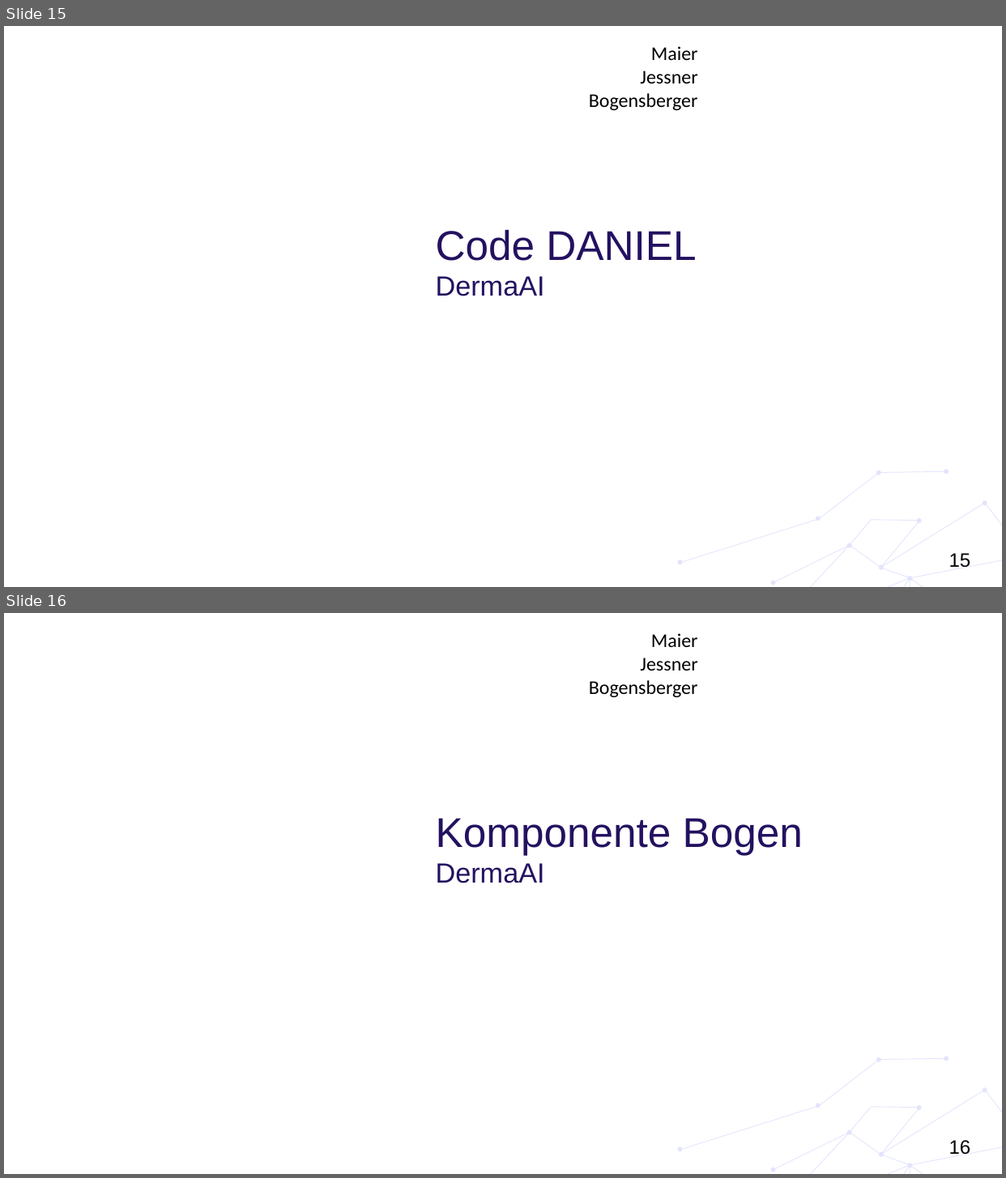
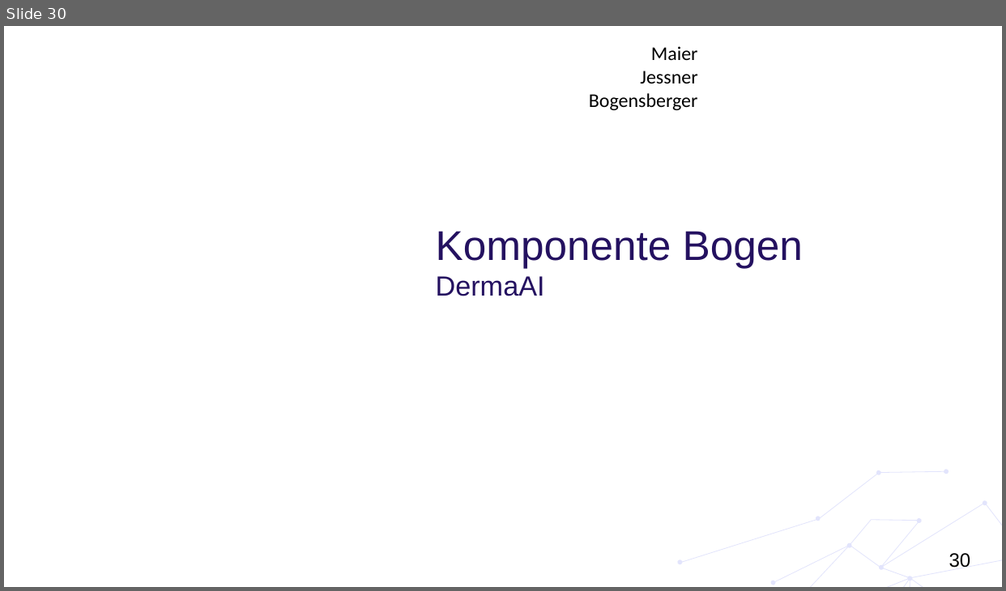
Before and after one commit to huthuthiddeli/DermaAI, a slide deck: documents/DA11_DermaAI_Präsentation3.pptx. Shown one above the other, each under a label of ours: slides 15 and 16 before the commit, slide 30 after it. The pictures are 1006x1178 and 1006x591 pixels, drawn with LibreOffice and Linux fonts; fonts in the diff are those of the drawing; background and template pictures are left out. Boxes give left, top, right and bottom in pixels: in the first picture for what was removed or moved away, otherwise in the second. Text is boxed around its words. In the diff, an @@ line names an element or a change of style, - is before the commit and + after.

```diff
--- a/documents/DA11_DermaAI_Präsentation3.pptx
+++ b/documents/DA11_DermaAI_Präsentation3.pptx
@@ slide 15 removed at [4, 26, 1002, 587], background #FFFFFF; not listed: 4 template elements that a slide beside it also shows @@
@@ title removed at [436, 229, 696, 297] @@
-Code DANIEL
-DermaAI
@@ what was slide 16 is now slide 30 @@
@@ page number at [949, 553, 971, 568]: text changed @@
-16
+30
```
Also in this commit, not shown: 3 slides changed, 17 slides added, 3 other slides removed, 13 other files.
